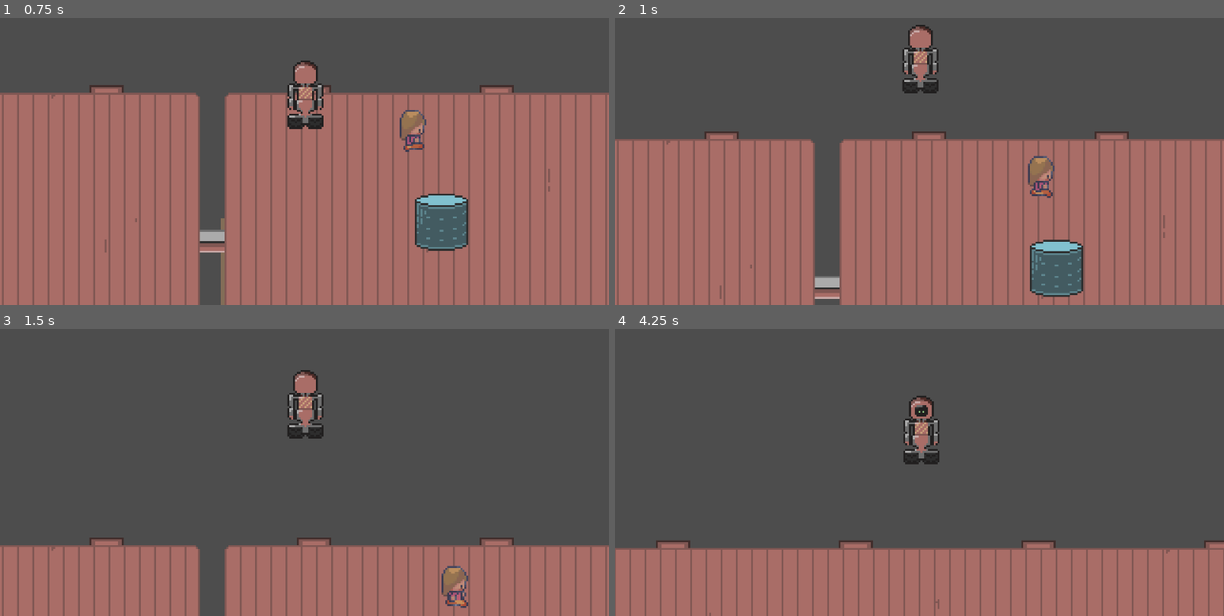
Above: before the commit, frames 1-4 (two rows, left to right).
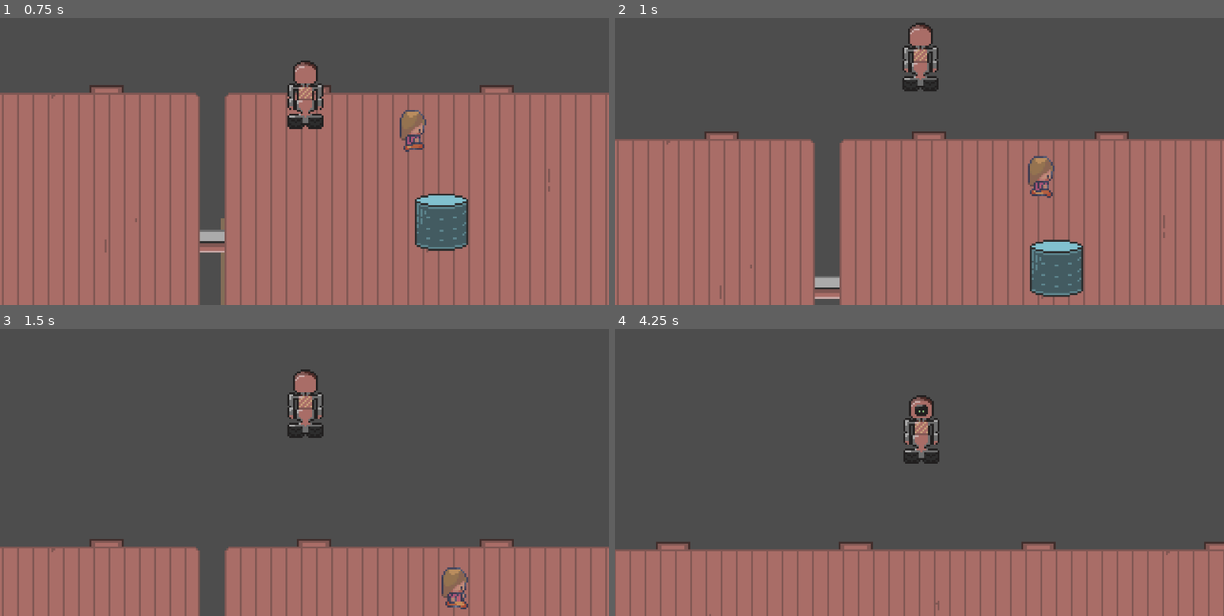
Above: after the commit, the same moments.

Repository: superlou/train-game-3
Game: Godot game, scene res://main.tscn
Same seed, same stepped clock (60 frames per second), same inputs: the game is played once before the commit and once after it. The engine's default icon, where the game draws it, is replaced by a stand-in: a white triangle on a blue panel in a dark square.
Inputs:
- Up to frame 1 (0.75 s): hold W (move_up) from 0.53 s (still down); tap E (interact) at 0.6 s
- Up to frame 2 (1 s): keep holding W (move_up); tap Space (jump) at 0.77 s
- Up to frame 3 (1.5 s): keep holding W (move_up); tap T (spawn_station) at 1.35 s
- Up to frame 4 (4.25 s): tap Space (jump) at 1.52, 3.02, 3.77 s; release W (move_up) at 2.03 s; hold Shift (sprint) 2.03-2.78 s; hold A (move_left) 2.03-3.53 s; tap E (interact) at 2.85 s; hold S (move_down) from 3.53 s (still down); tap T (spawn_station) at 3.6 s

Frame 1 is identical in both runs. In frame 2, 0.5% of the frame differs, in the area x 47-54%, y 1-27%; in frame 3, 1.5%, in the area x 0-100%, y 14-98%; in frame 4, 1.3%.

Commit message:
Improved edges

Diff:
--- a/drum.tscn
+++ b/drum.tscn
@@ -13,6 +13,7 @@
 [node name="Drum" type="RigidBody2D" groups=["grabbable"]]
 y_sort_enabled = true
 position = Vector2(0, -9)
+collision_mask = 5
 
 [node name="Sprite" type="Sprite2D" parent="."]
 y_sort_enabled = true
--- a/flatbed.tscn
+++ b/flatbed.tscn
@@ -104,3 +104,18 @@
 [node name="CollisionShape2D4" type="CollisionShape2D" parent="Edge"]
 position = Vector2(674, 64.125)
 shape = SubResource("RectangleShape2D_2noxb")
+
+[node name="OneWayEdge" type="StaticBody2D" parent="."]
+collision_layer = 4
+collision_mask = 4
+
+[node name="CollisionShape2D" type="CollisionShape2D" parent="OneWayEdge"]
+position = Vector2(336, -3)
+shape = SubResource("RectangleShape2D_bkyds")
+one_way_collision = true
+
+[node name="CollisionShape2D2" type="CollisionShape2D" parent="OneWayEdge"]
+position = Vector2(336, 130)
+rotation = 3.14159
+shape = SubResource("RectangleShape2D_bkyds")
+one_way_collision = true
--- a/player.tscn
+++ b/player.tscn
@@ -58,7 +58,7 @@
 y_sort_enabled = true
 position = Vector2(0, -6)
 collision_layer = 3
-collision_mask = 3
+collision_mask = 7
 script = ExtResource("2_lvuiu")
 
 [node name="Sprite" type="AnimatedSprite2D" parent="."]
--- a/ramp.gd
+++ b/ramp.gd
@@ -1,4 +1,7 @@
 extends Node2D
+
+
+var deployed = false
 
 
 # Called when the node enters the scene tree for the first time.
@@ -13,3 +16,19 @@
 
 func deploy():
 	$AnimationPlayer.play("DeployRamp")
+
+
+func set_deployed():
+	deployed = true
+
+
+func _on_traverse_body_entered(body:Node2D):
+	if deployed and body is CollisionObject2D:
+		body.set_collision_mask_value(2, false)
+		body.set_collision_mask_value(3, false)
+
+
+func _on_traverse_body_exited(body:Node2D):
+	if body is CollisionObject2D:
+		body.set_collision_mask_value(2, true)
+		body.set_collision_mask_value(3, true)
--- a/ramp.tscn
+++ b/ramp.tscn
@@ -52,6 +52,20 @@
 "transitions": PackedFloat32Array(1),
 "update": 1,
 "values": [true]
+}
+tracks/4/type = "method"
+tracks/4/imported = false
+tracks/4/enabled = true
+tracks/4/path = NodePath("..")
+tracks/4/interp = 1
+tracks/4/loop_wrap = true
+tracks/4/keys = {
+"times": PackedFloat32Array(2),
+"transitions": PackedFloat32Array(1),
+"values": [{
+"args": [],
+"method": &"set_deployed"
+}]
 }
 
 [sub_resource type="AnimationLibrary" id="AnimationLibrary_kwkr7"]
@@ -141,6 +155,9 @@
 "speed": 5.0
 }]
 
+[sub_resource type="RectangleShape2D" id="RectangleShape2D_3j0hw"]
+size = Vector2(46, 42)
+
 [node name="Ramp" type="Node2D"]
 script = ExtResource("1_ttaqf")
 
@@ -179,3 +196,12 @@
 position = Vector2(32, 61)
 sprite_frames = SubResource("SpriteFrames_ilfmr")
 animation = &"up"
+
+[node name="Traverse" type="Area2D" parent="."]
+
+[node name="CollisionShape2D" type="CollisionShape2D" parent="Traverse"]
+position = Vector2(32, 0)
+shape = SubResource("RectangleShape2D_3j0hw")
+
+[connection signal="body_entered" from="Traverse" to="." method="_on_traverse_body_entered"]
+[connection signal="body_exited" from="Traverse" to="." method="_on_traverse_body_exited"]
Not shown: 1 places in ramp.tscn that only renumber resources
Not shown, changed: README.md
